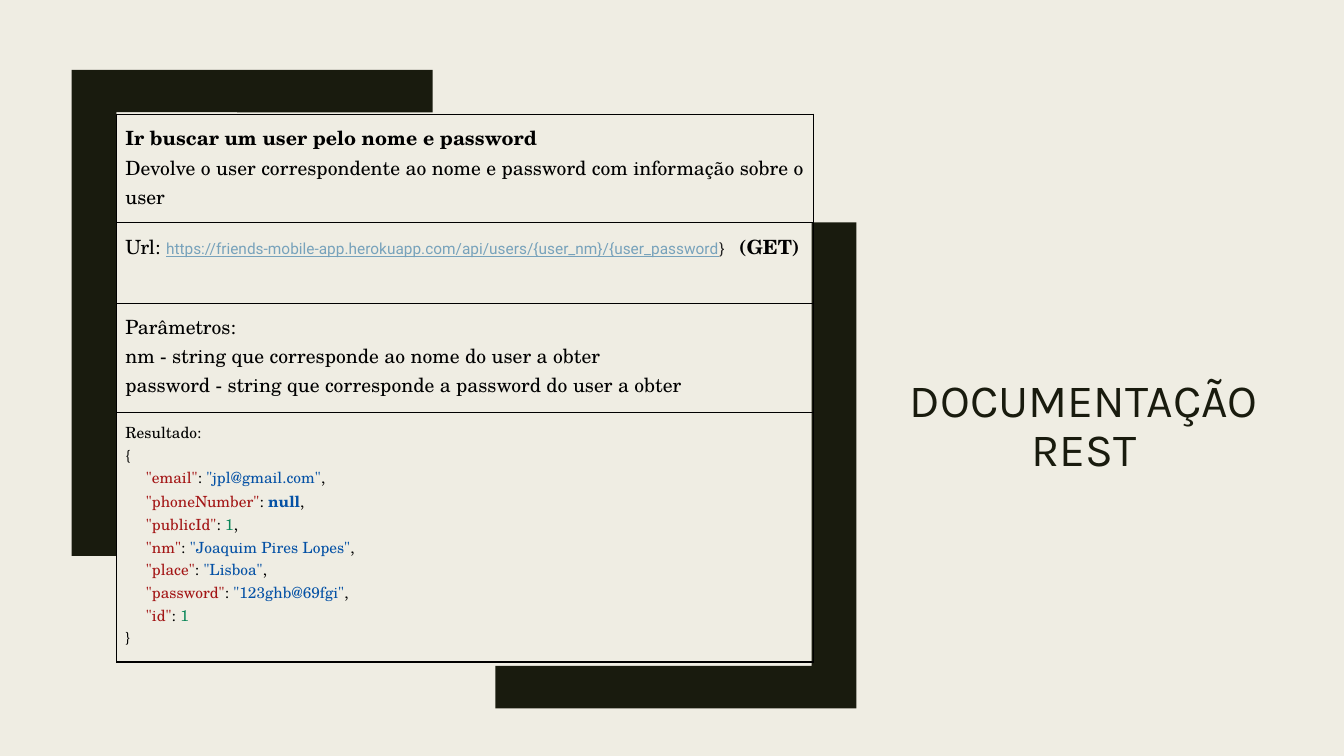
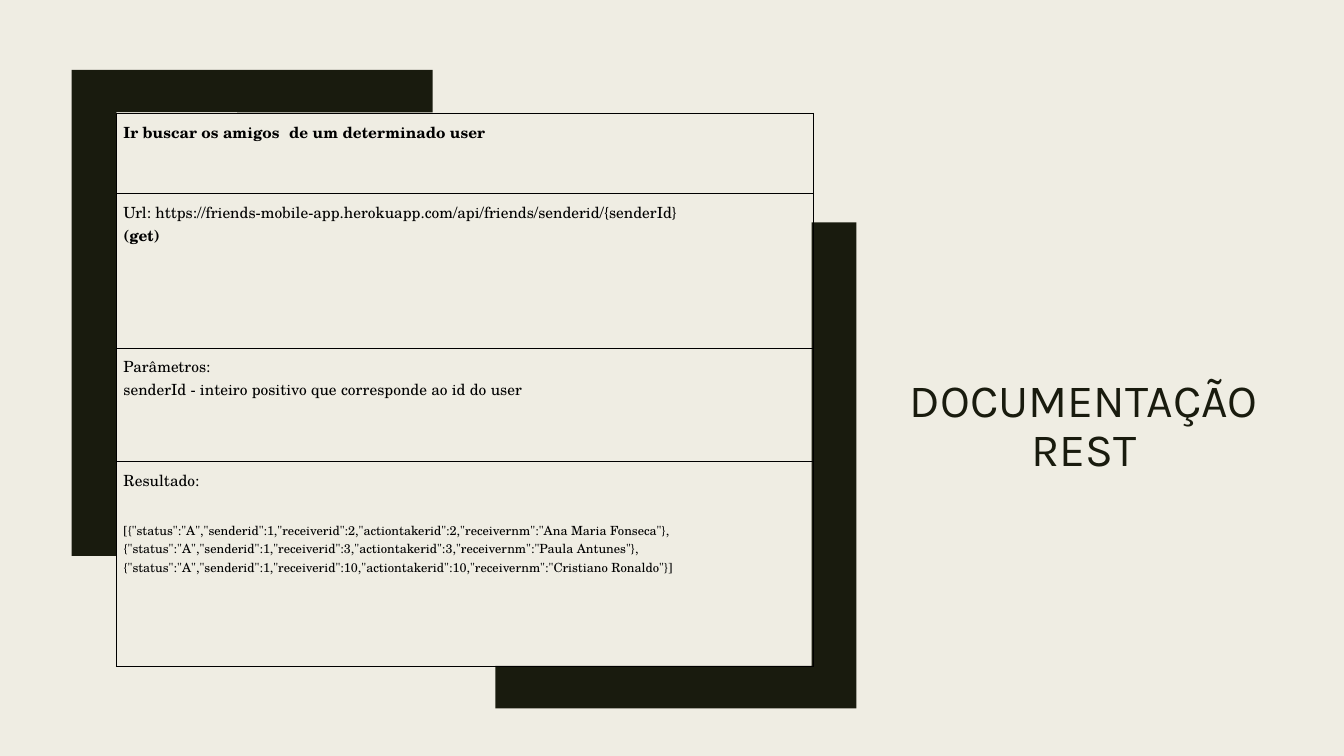
Before and after one commit to joaoppiresp/Proj-Mobile, a slide deck: slide 7 of Relatorios-Progresso/FRIEND’S_3rdDelivery.pptx (slide 6 before the commit). Drawn at 1344x756 pixels with LibreOffice and Linux fonts; fonts in the diff are those of the drawing. Boxes give left, top, right and bottom in pixels: in the first picture for what was removed or moved away, otherwise in the second. Text is boxed around its words. In the diff, an @@ line names an element or a change of style, - is before the commit and + after.

Commit message:
z<as
ad

```diff
--- a/Relatorios-Progresso/FRIEND’S_3rdDelivery.pptx
+++ b/Relatorios-Progresso/FRIEND’S_3rdDelivery.pptx
@@ table at [117,114,815,667] @@
-row 1, column 1: Ir buscar um user pelo nome e password / Devolve o user correspondente ao nome e password com informação sobre o user
+row 1, column 1: Ir buscar os amigos de um determinado user
-row 2, column 1: Url: https://friends-mobile-app.herokuapp.com/api/users/{user_nm}/{user_password} (GET)
+row 2, column 1: Url: https://friends-mobile-app.herokuapp.com/api/friends/senderid/{senderId} / (get)
-row 3, column 1: Parâmetros: / nm - string que corresponde ao nome do user a obter / password - string que corresponde a password do user a obter
+row 3, column 1: Parâmetros: / senderId - inteiro positivo que corresponde ao id do user
@@ row 4, column 1: "Resultado: / { / "email": "jpl@gmail.com", / "phoneNumber": null, / "publicId": 1, / "nm": "Joaquim Pires Lopes", / "place": "Lisboa", / "password": "123ghb@69fgi", / "id": 1 / }" to "Resultado: / [{"status":"A","senderid":1,"receiverid":2,"actiontakerid":2,"receivernm":"Ana Maria Fonseca"},{"status":"A","senderid":1,"receiverid":3,"actiontakerid":3,"receivernm":"Paula Antunes"},{"status":"A","senderid":1,"receiverid":10,"actiontakerid":10,"receivernm":"Cristiano Ronaldo"}]" @@
```
Also in this commit, not shown: 1 other slide changed, 2 slides added.
